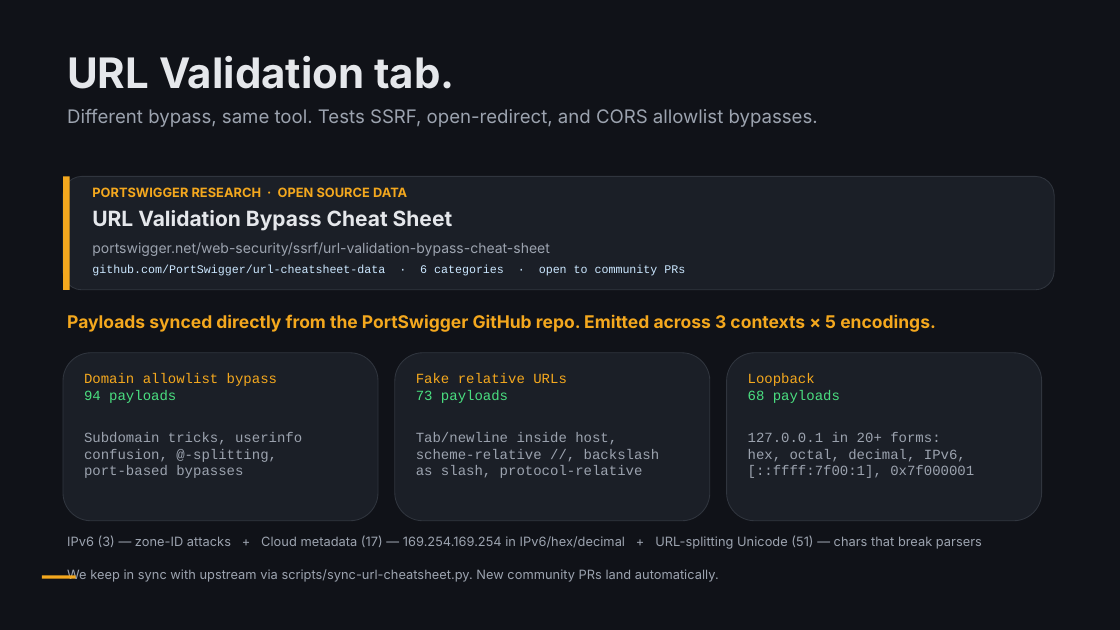
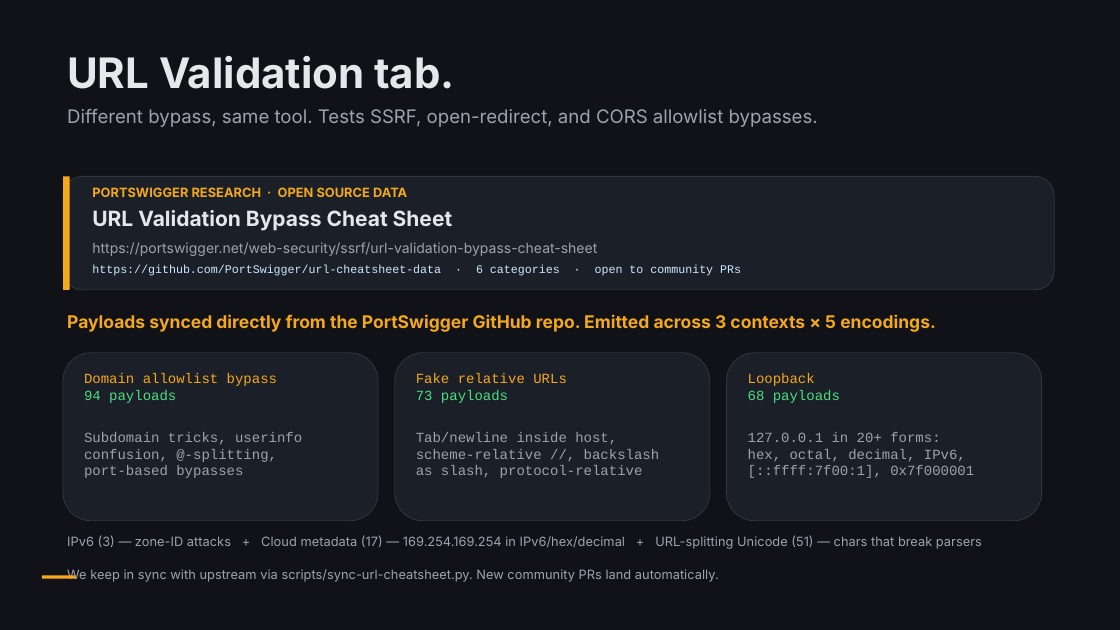
Before and after one commit to NetSPI/BypassFuzzer-Burp, a slide deck: slide 9 of docs/BypassFuzzer-Presentation.pptx. Drawn at 1120x630 pixels with LibreOffice and Linux fonts; fonts in the diff are those of the drawing. Boxes give left, top, right and bottom in pixels: in the first picture for what was removed or moved away, otherwise in the second. Text is boxed around its words. In the diff, an @@ line names an element or a change of style, - is before the commit and + after.

```diff
--- a/docs/BypassFuzzer-Presentation.pptx
+++ b/docs/BypassFuzzer-Presentation.pptx
@@ text at (92, 265, 741, 276): text changed @@
-github.com/PortSwigger/url-cheatsheet-data · 6 categories · open to community PRs
+https://github.com/PortSwigger/url-cheatsheet-data · 6 categories · open to community PRs
@@ text at (92, 242, 597, 256): text changed @@
-portswigger.net/web-security/ssrf/url-validation-bypass-cheat-sheet
+https://portswigger.net/web-security/ssrf/url-validation-bypass-cheat-sheet
```
Also in this commit, not shown: 1 slide added, 6 other files.
